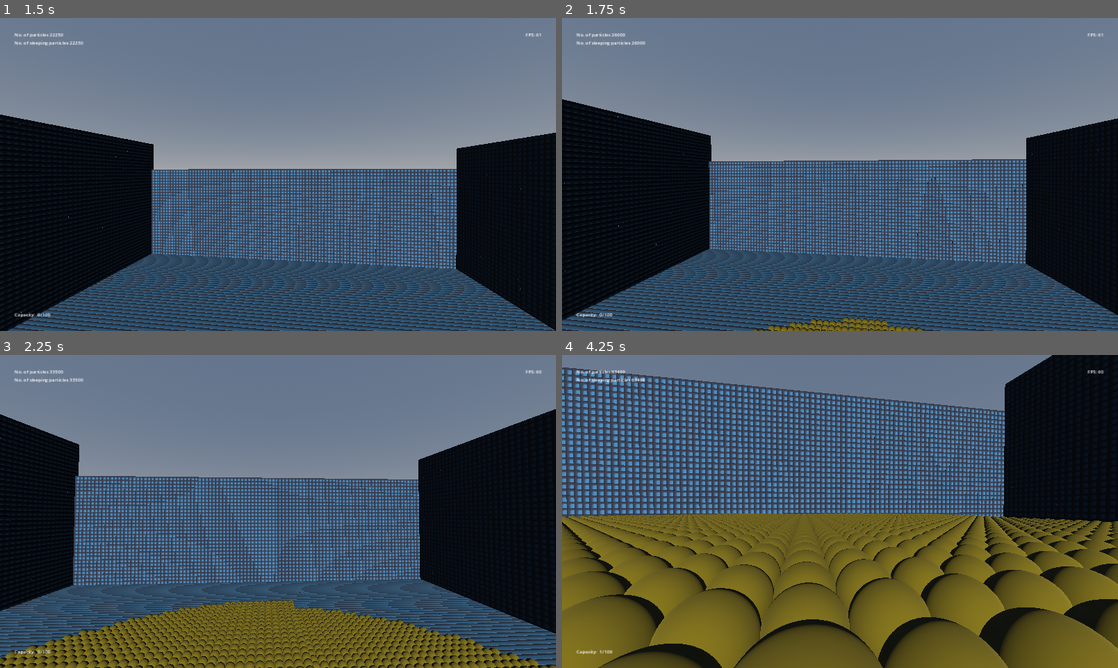
Above: before the commit, frames 1-4 (two rows, left to right).
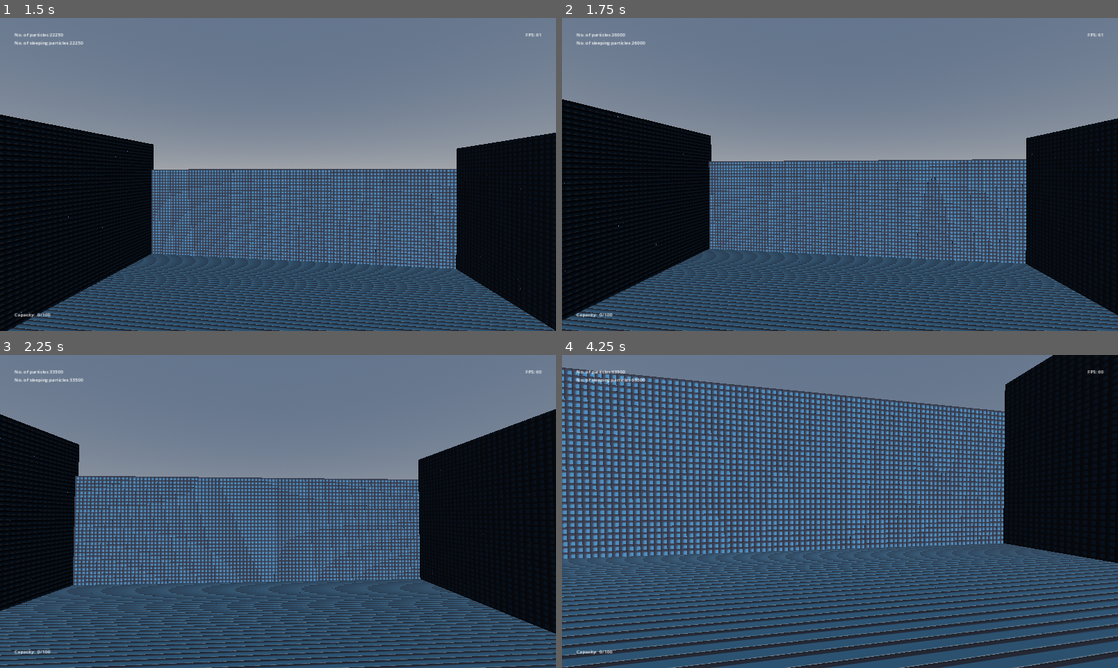
Above: after the commit, the same moments.

Repository: AaronH1998/dune
Game: Godot game, scene res://scenes/environment/world.tscn
Same seed, same stepped clock (60 frames per second), same inputs: the game is played once before the commit and once after it. The engine's default icon, where the game draws it, is replaced by a stand-in: a white triangle on a blue panel in a dark square.
Inputs (mouse positions are in pixels of both pictures, inside the frame that each line leads up to):
- Up to frame 1 (1.5 s): move the mouse to (305, 174) at 0.52 s; hold F (fly) 0.53-1.28 s; hold W (forwards) from 0.53 s (still down); tap Space (jump) at 0.77 s; move the mouse to (250, 174) at 1.27 s; right-click (250, 174) at 1.35 s
- Up to frame 2 (1.75 s): keep holding W (forwards); tap Space (jump) at 1.52 s
- Up to frame 3 (2.25 s): keep holding W (forwards); move the mouse to (289, 505) at 2.02 s; press the mouse at (289, 505) at 2.03 s
- Up to frame 4 (4.25 s): keep holding W (forwards); move the mouse to (834, 517) at 2.77 s; release the mouse at (834, 517) at 2.78 s; tap F (fly) at 2.85 s; tap Space (jump) at 3.02, 3.77 s; move the mouse to (878, 514) at 3.52 s; hold Right mouse button (scoop) from 3.53 s (still down)

Frame 1 is identical in both runs. In frame 2, 0.7% of the frame differs, in the area x 34-65%, y 95-100%; in frame 3, 14%; in frame 4, 52%, in the area x 0-100%, y 0-100%.

Commit message:
move freeze_self code to instantiation

Diff:
--- a/scenes/environment/sand_grain.gd
+++ b/scenes/environment/sand_grain.gd
@@ -9,8 +9,6 @@
 func _ready():
 	if is_shot:
 		apply_central_impulse(shoot_direction * shoot_force)
-	else:
-		freeze_self()
 
 
 func freeze_self():
--- a/scenes/environment/sand_grain.tscn
+++ b/scenes/environment/sand_grain.tscn
@@ -7,8 +7,11 @@
 
 [sub_resource type="SphereMesh" id="SphereMesh_ljiw0"]
 material = SubResource("StandardMaterial3D_rb0ba")
+radius = 0.005
+height = 0.01
 
 [sub_resource type="SphereShape3D" id="SphereShape3D_kv687"]
+radius = 0.005
 
 [node name="SandGrain" type="RigidBody3D"]
 collision_layer = 4
--- a/scenes/environment/world.gd
+++ b/scenes/environment/world.gd
@@ -3,7 +3,7 @@
 @export var layers = 10
 @export var size = 48
 @export var grains_per_frame = 250  # Number of grains to spawn per frame
-
+@export var particle_size = 0.01
 @onready var sand: Node3D = $Sand
 
 var sleep_count = 0
@@ -21,9 +21,11 @@
 		while grains_spawned < grains_per_frame and y < layers:
 			# Spawn a sand grain
 			var sand_grain = sand_grain_scene.instantiate() as RigidBody3D
-			sand_grain.position.x = x
-			sand_grain.position.z = z
-			sand_grain.position.y = y
+			sand_grain.position.x = x * particle_size
+			sand_grain.position.z = z * particle_size
+			sand_grain.position.y = y * particle_size
+			sand_grain.freeze = true
+			add_sleeper(true)
 			sand_grain.connect("sleep", add_sleeper)
 			sand.add_child(sand_grain)
 
